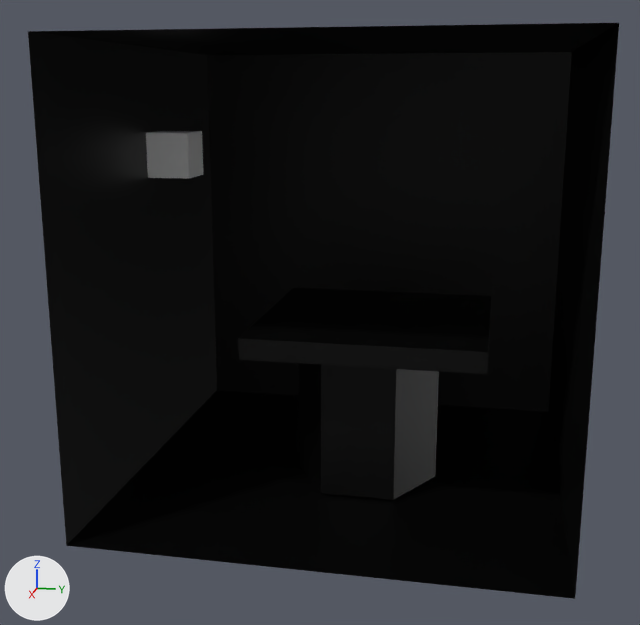
The glTF model solver.glb, before and after one commit.
The view is the same before and after, from a 50 mm lens placed at (12.06, 1.97, 3.35), pointed at (0.23, -0.4, 0.39). Lighting does not change. The marker at lower left points along +X, +Y and +Z. Where no turn or scale is listed for an object, it has been applied to the vertices. Vertices at the same position are counted once.
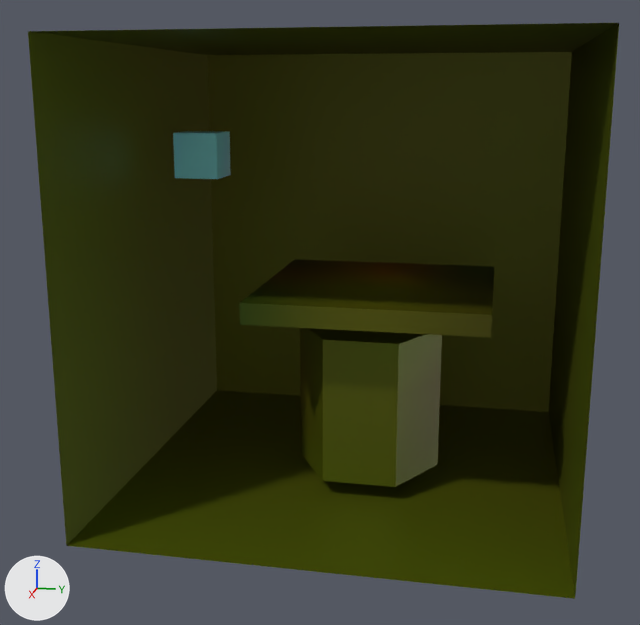
The newer file is also turned or shifted as a whole; pictures and numbers use the older file's frame.

Where the change shows, as pixel boxes (x1, y1, x2, y2) in the pictures (640 x 625 px):
'Cube.002', recoloured, moved: before (238, 288, 491, 374); after (239, 259, 494, 338)
'Cylinder', recoloured, moved (black to yellow): before (299, 363, 439, 500); after (300, 328, 442, 487)
'Cube.001', recoloured, moved (white to cyan): before (146, 131, 203, 179); after (173, 131, 231, 179)
part 1 of me_cube_002, recoloured: before (265, 299, 490, 374); after (267, 269, 493, 338)
part 2 of me_cube_002, recoloured: before (263, 289, 461, 319); after (264, 260, 463, 286)
part 3 of me_cube_002, recoloured: before (324, 291, 432, 336); after (326, 262, 434, 301)
part 4 of me_cube_002, recoloured: before (238, 288, 491, 361); after (239, 259, 494, 326)
part 7 of me_cube_003, recoloured: (28, 23, 619, 599) in both

The edits, one by one:
me_cube_002 has 108 vertices, 212 faces and spans x -1.0..1.0, y -1.0..1.0, z -1.0..1.0.
me_cube_002 is used by ob_cube_002; location (-0.02, 0.37, 0.19); scale (-1.57, -1.57, -0.141).
me_cube_002 part 1: 70 faces centred in x -1.0..0.3, y -1.0..0.69, z -1.0..1.0 are repainted in the vertex colours; the middle colour goes from black #000000 to dark yellow #646300.
me_cube_002 part 2: 49 faces centred in x -0.1..1.0, y -0.56..1.0, z -1.0..1.0 are repainted in the vertex colours; the middle colour goes from black #000000 to brown #664100.
me_cube_002 part 3: 44 faces centred in x -0.5..0.85, y -0.39..0.44, z -1.0..1.0 are repainted in the vertex colours; the middle colour goes from black #000000 to yellow #837300.
me_cube_002 part 4: 49 faces centred in x -1.0..1.0, y -1.0..1.0, z -1.0..1.0 are repainted in the vertex colours; the middle colour goes from black #000000 to dark yellow #3a3e00.
me_cube_001 has 8 vertices, 12 faces and spans x -0.32..0.32, y -0.32..0.32, z -0.32..0.32.
me_cube_001 is used by ob_cube_001; location (-0.44, -2.7, 2.5).
me_cube_001 part 5: 12 faces centred in x -0.32..0.32, y -0.32..0.32, z -0.32..0.32 are repainted in the vertex colours; the middle colour goes from white #ffffff to cyan #9ff3fd.
me_cylinder has 24 vertices, 44 faces and spans x -0.87..0.87, y -1.0..1.0, z -1.0..1.0.
me_cylinder is used by ob_cylinder; location (0.16, 0.28, -0.97).
me_cylinder part 6: 29 faces centred in x -0.58..0.87, y -0.83..0.83, z -1.0..1.0 are repainted in the vertex colours; the middle colour goes from black #000000 to dark yellow #666c04.
me_cube_003 has 193 vertices, 360 faces and spans x -3.0..3.0, y -3.0..3.0, z -3.0..3.0.
me_cube_003 is used by ob_cube; location (0.0, 0.0, 1.0).
me_cube_003 part 7: 360 faces centred in x -3.0..2.67, y -3.0..3.0, z -3.0..3.0 are repainted in the vertex colours; the middle colour goes from black #000000 to dark yellow #686c0b.
Object 'Cube.002' (ob_cube_002) moves from (-0.02, 0.37, 0.19) to (-0.02, 0.4, 0.65).
Object 'Cube.001' (ob_cube_001) moves from (-0.44, -2.7, 2.5) to (-0.44, -2.27, 2.5).
Object 'Cylinder' (ob_cylinder) moves from (0.16, 0.28, -0.97) to (0.16, 0.3, -0.78).
